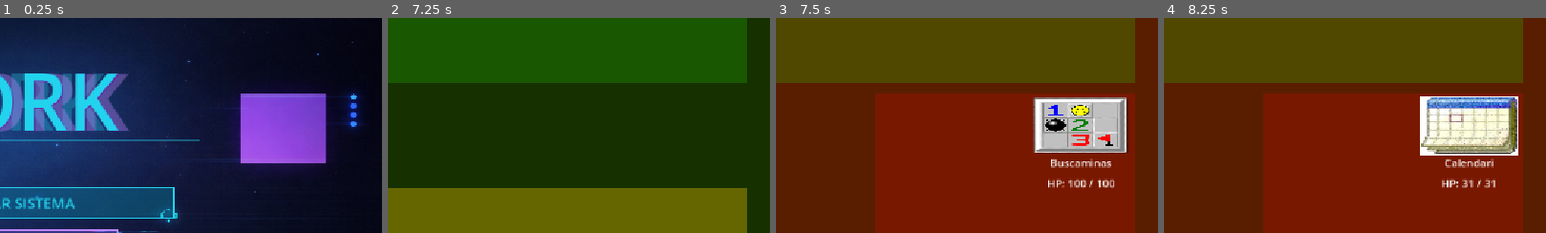
Above: before the commit, frames 1-4 (left to right).
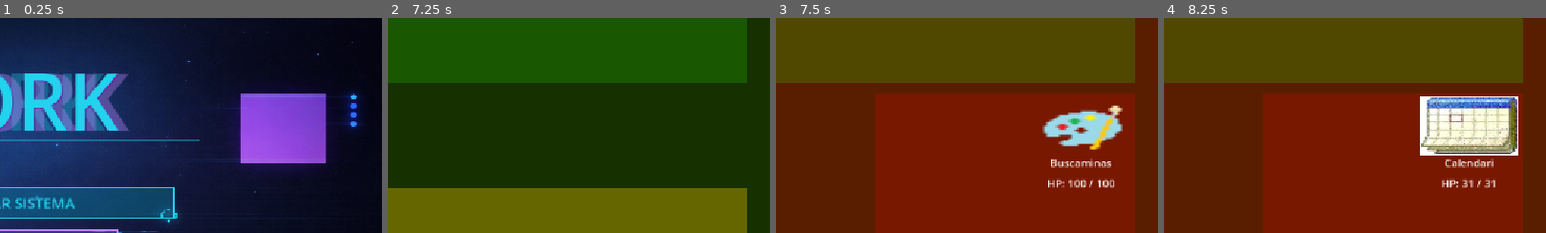
Above: after the commit, the same moments.

Repository: Anderson-Jimenez/-fork
Game: Godot game, scene res://scenes/menu.tscn
Two runs of this game, one before a commit and one after it. Both use one fixed random seed, a clock stepped at 60 frames per second and the inputs below.
Inputs:
- Up to frame 1 (0.25 s): no input
- Up to frame 2 (7.25 s): click "INICIAR SISTEMA" at 0.5 s; click "Comenzar" at 1.25 s; click "Next" at 2 s; click "Next" at 2.75 s; click "Nothing" at 3.5 s; click "Heal amb ea" at 4.25 s; click "Ouch" at 5 s; click "Coniuar" at 5.75 s; click "Money Up" at 6.5 s
- Up to frame 3 (7.5 s): click "Next" at 7.25 s
- Up to frame 4 (8.25 s): click "Next" at 8 s
The pictures show only the part of the screen within x 50-100%, y 7-57%; the shares and areas given below are measured in that part.

Frames 1-2 are identical in both runs. In frame 3, 6.4% of the frame differs, in the area x 67-93%, y 36-64%; in frame 4, nothing differs.
Error in both runs: Invalid access to property or key 'NAME' on a base object of type 'Dictionary'. (res://autoloads/characterStats.gd:13)

Commit message:
Test de sprites

Diff:
--- a/resources/enemies/stage1/basicEnemies/buscaminas.tres
+++ b/resources/enemies/stage1/basicEnemies/buscaminas.tres
@@ -1,7 +1,7 @@
 [gd_resource type="Resource" script_class="EnemyData" format=3 uid="uid://dnkfmwyyvoaya"]
 
 [ext_resource type="Script" uid="uid://d1mmp7cbsynok" path="res://scripts/resources/enemyData.gd" id="1_av6vk"]
-[ext_resource type="Texture2D" uid="uid://c0i6w7wh30x8t" path="res://images/provisionalSprites/minesweeper.png" id="2_dfo3g"]
+[ext_resource type="Texture2D" uid="uid://dnpbx4b8e10ev" path="res://images/provisionalSprites/paint.png" id="2_dfo3g"]
 
 [resource]
 script = ExtResource("1_av6vk")
Binary file added: images/provisionalSprites/paint.png
Not shown, added: images/provisionalSprites/paint.png.import
